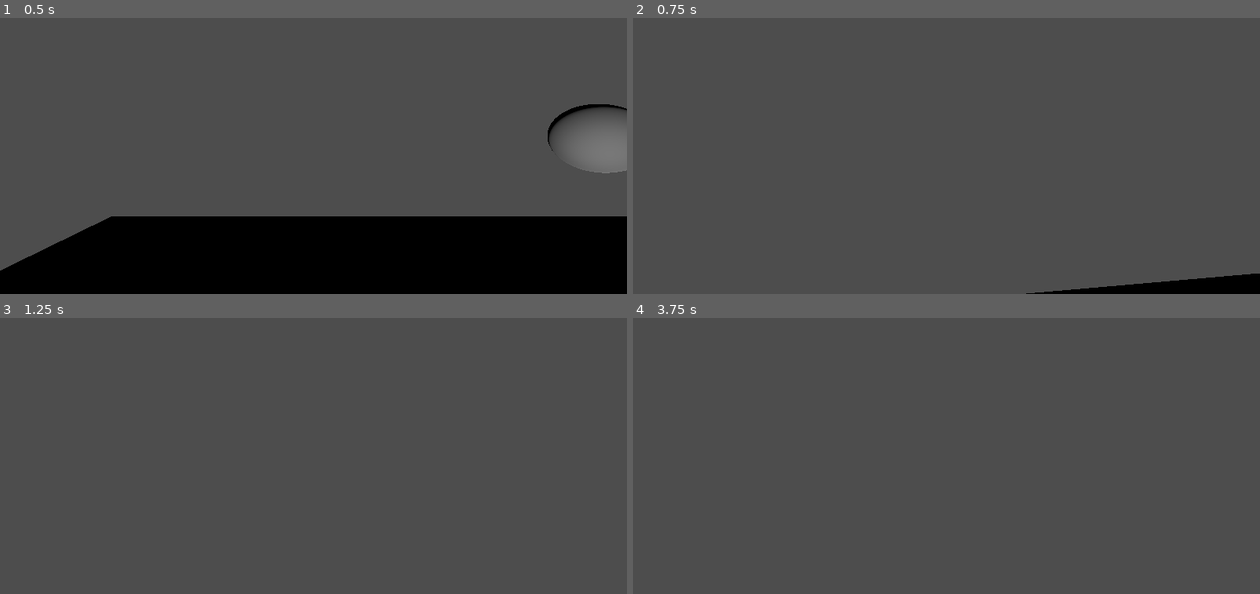
Above: before the commit, frames 1-4 (two rows, left to right).
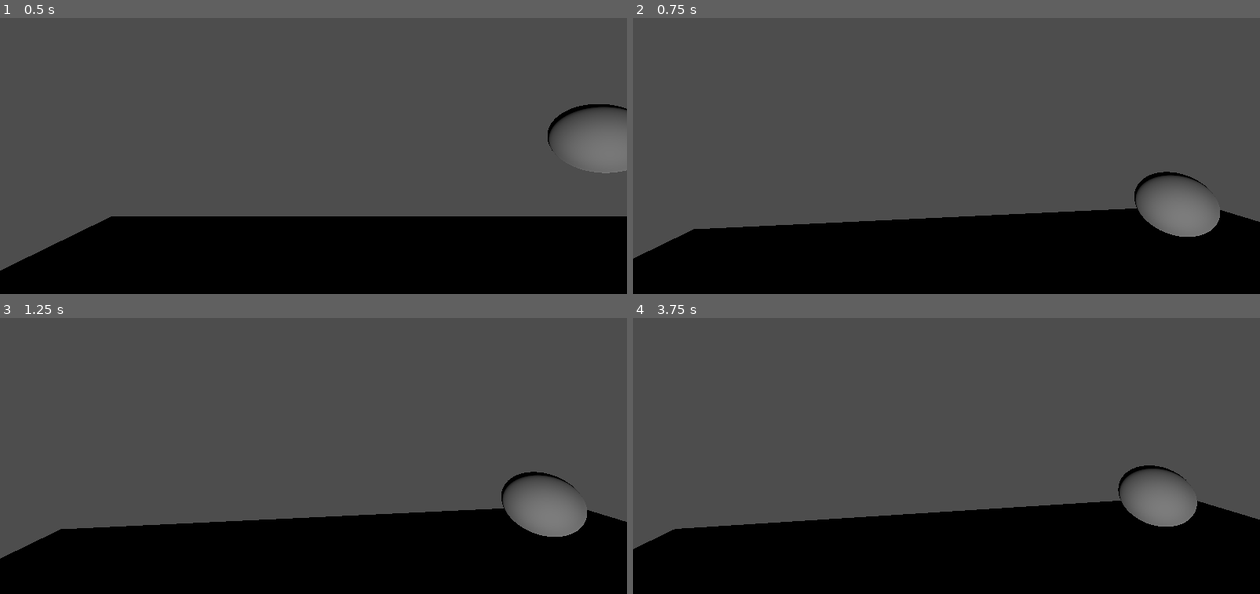
Above: after the commit, the same moments.

Repository: superzero10/twotb
Game: Godot game, scene res://scenes/test_level.tscn
Same seed, same stepped clock (60 frames per second), same inputs: the game is played once before the commit and once after it.
Inputs (mouse positions are in pixels of both pictures, inside the frame that each line leads up to):
- Up to frame 1 (0.5 s): no input
- Up to frame 2 (0.75 s): move the mouse to (977, 117) at 0.52 s; hold Z (move_forward, bound only before the commit) from 0.53 s (still down)
- Up to frame 3 (1.25 s): keep holding Z (move_forward, bound only before the commit)
- Up to frame 4 (3.75 s): keep holding Z (move_forward, bound only before the commit); tap Enter at 1.25, 2.75 s; move the mouse to (915, 420) at 1.27 s; tap Space (move_up, bound only before the commit) at 2, 3.5 s; move the mouse to (959, 411) at 2.02 s; move the mouse to (940, 422) at 2.77 s; move the mouse to (990, 422) at 3.52 s

Frame 1 is identical in both runs. In frame 2, 26% of the frame differs, in the area x 0-100%, y 55-100%; in frame 3, 27%; in frame 4, 29%, in the area x 0-100%, y 53-100%.

Commit message:
4 commit

Diff:
--- a/project.godot
+++ b/project.godot
@@ -14,36 +14,3 @@
 run/main_scene="res://scenes/test_level.tscn"
 config/features=PackedStringArray("4.3", "Forward Plus")
 config/icon="res://icon.svg"
-
-[input]
-
-move_forward={
-"deadzone": 0.5,
-"events": [Object(InputEventKey,"resource_local_to_scene":false,"resource_name":"","device":0,"window_id":0,"alt_pressed":false,"shift_pressed":false,"ctrl_pressed":false,"meta_pressed":false,"pressed":false,"keycode":0,"physical_keycode":90,"key_label":0,"unicode":0,"location":0,"echo":false,"script":null)
-]
-}
-move_backward={
-"deadzone": 0.5,
-"events": [Object(InputEventKey,"resource_local_to_scene":false,"resource_name":"","device":-1,"window_id":0,"alt_pressed":false,"shift_pressed":false,"ctrl_pressed":false,"meta_pressed":false,"pressed":false,"keycode":0,"physical_keycode":83,"key_label":0,"unicode":115,"location":0,"echo":false,"script":null)
-]
-}
-move_left={
-"deadzone": 0.5,
-"events": [Object(InputEventKey,"resource_local_to_scene":false,"resource_name":"","device":-1,"window_id":0,"alt_pressed":false,"shift_pressed":false,"ctrl_pressed":false,"meta_pressed":false,"pressed":false,"keycode":0,"physical_keycode":65,"key_label":0,"unicode":113,"location":0,"echo":false,"script":null)
-]
-}
-move_right={
-"deadzone": 0.5,
-"events": [Object(InputEventKey,"resource_local_to_scene":false,"resource_name":"","device":-1,"window_id":0,"alt_pressed":false,"shift_pressed":false,"ctrl_pressed":false,"meta_pressed":false,"pressed":false,"keycode":0,"physical_keycode":68,"key_label":0,"unicode":100,"location":0,"echo":false,"script":null)
-]
-}
-move_up={
-"deadzone": 0.5,
-"events": [Object(InputEventKey,"resource_local_to_scene":false,"resource_name":"","device":-1,"window_id":0,"alt_pressed":false,"shift_pressed":false,"ctrl_pressed":false,"meta_pressed":false,"pressed":false,"keycode":0,"physical_keycode":32,"key_label":0,"unicode":32,"location":0,"echo":false,"script":null)
-]
-}
-move_down={
-"deadzone": 0.5,
-"events": [Object(InputEventKey,"resource_local_to_scene":false,"resource_name":"","device":-1,"window_id":0,"alt_pressed":false,"shift_pressed":false,"ctrl_pressed":false,"meta_pressed":false,"pressed":false,"keycode":0,"physical_keycode":4194325,"key_label":0,"unicode":0,"location":0,"echo":false,"script":null)
-]
-}
--- a/scenes/selectables/ramp_model.tscn
+++ b/scenes/selectables/ramp_model.tscn
@@ -1,14 +1,5 @@
-[gd_scene load_steps=2 format=3 uid="uid://bo2lhhpdca1gn"]
-
-[sub_resource type="BoxMesh" id="BoxMesh_ejsrj"]
+[gd_scene format=3 uid="uid://bo2lhhpdca1gn"]
 
 [node name="RampModel" type="Node3D"]
 
-[node name="StaticBody3D" type="StaticBody3D" parent="."]
-
-[node name="CollisionPolygon3D" type="CollisionPolygon3D" parent="StaticBody3D"]
-polygon = PackedVector2Array(1, 1)
-
-[node name="MeshInstance3D" type="MeshInstance3D" parent="StaticBody3D"]
-transform = Transform3D(0.955847, 0, 0, 0, 0.112228, 0.52598, 0, -0.0739615, 0.798115, 0, 0, 0)
-mesh = SubResource("BoxMesh_ejsrj")
+[node name="MeshInstance3D" type="MeshInstance3D" parent="."]
--- a/scenes/test_level.tscn
+++ b/scenes/test_level.tscn
@@ -1,7 +1,8 @@
-[gd_scene load_steps=5 format=3 uid="uid://dnb6jx7ogtqv6"]
+[gd_scene load_steps=6 format=3 uid="uid://dnb6jx7ogtqv6"]
 
 [ext_resource type="PackedScene" uid="uid://sc7r1jesmv5s" path="res://scenes/ball.tscn" id="1_yrt37"]
 [ext_resource type="PackedScene" uid="uid://b1lsbye1cylvb" path="res://scenes/camera.tscn" id="2_gqvmu"]
+[ext_resource type="PackedScene" uid="uid://bo2lhhpdca1gn" path="res://scenes/selectables/ramp_model.tscn" id="3_q24ay"]
 
 [sub_resource type="BoxShape3D" id="BoxShape3D_wj53c"]
 size = Vector3(10, 0.5, 10)
@@ -19,11 +20,14 @@
 [node name="MeshInstance3D" type="MeshInstance3D" parent="sol"]
 mesh = SubResource("BoxMesh_ks2kn")
 
-[node name="Node3D" parent="." instance=ExtResource("1_yrt37")]
+[node name="ball" parent="." instance=ExtResource("1_yrt37")]
 transform = Transform3D(1, 0, 0, 0, 1, 0, 0, 0, 1, 3, 3, -4)
 
 [node name="OmniLight3D" type="OmniLight3D" parent="."]
 omni_range = 10.0
 
-[node name="Node3D2" parent="." instance=ExtResource("2_gqvmu")]
+[node name="camera" parent="." instance=ExtResource("2_gqvmu")]
 transform = Transform3D(1, 0, 0, 0, 1, 0, 0, 0, 1, -1.14788, 2.12812, -0.627964)
+
+[node name="RampModel" parent="." instance=ExtResource("3_q24ay")]
+transform = Transform3D(1, 0, 0, 0, 1, 0, 0, 0, 1, 3, 1, -4)
